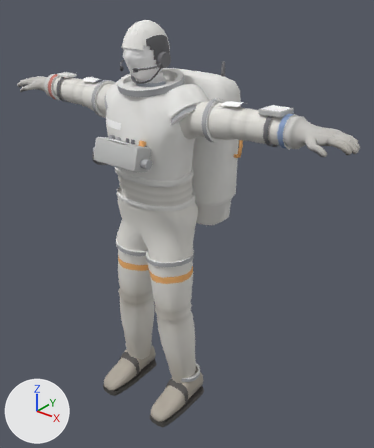
Renders of the glTF model models/astronaut/astronaut_female.glb from each side of a commit.
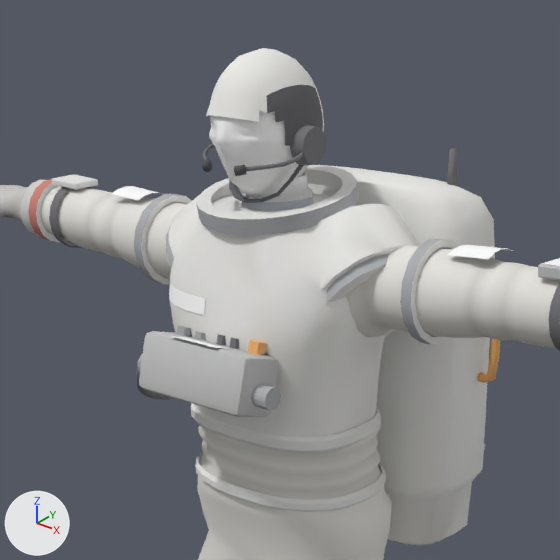
Old and new are each drawn whole from a 50 mm lens placed at (1.923, -1.5, 1.954), pointed at (0.579, 0.18, 0.913) and again close up on the part from 10% to 72% of the width and 0% to 52% of the height. Lighting does not change. The marker at lower left points along +X, +Y and +Z. The first two pictures are the older version. Where no turn or scale is listed for an object, it has been applied to the vertices. Vertices at exactly the same position are counted once.

Names of what the first close-up shows: 'HumanFemale'.
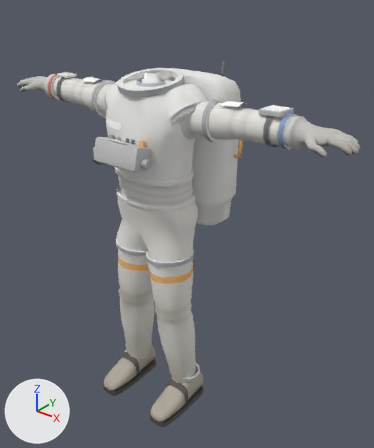
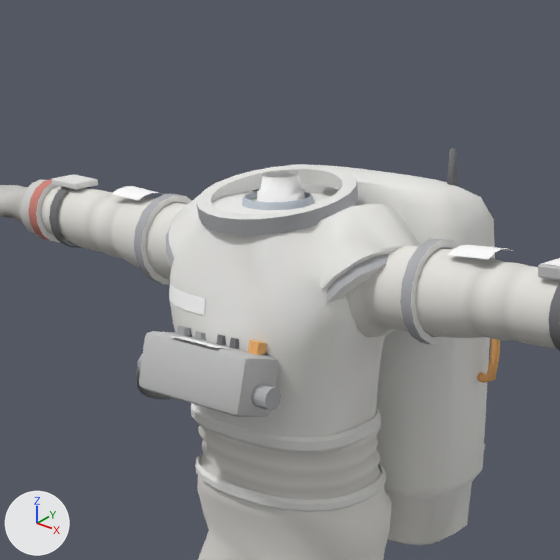
The edits, one by one:
me_evasuit is used by ob_humanfemale; location (0.5, -0.001, 1.506).
me_evasuit had 7969 vertices, 15362 faces and spanned x -0.87..0.87, y -0.18..0.4, z -1.51..0.29.
me_evasuit now has 7086 vertices, 13686 faces and spans x -0.87..0.87, y -0.18..0.4, z -1.51..0.12.
me_evasuit part 1: 7 loose pieces with 411 vertices, spanning x -0.1..0.1, y -0.08..0.13, z 0.11..0.29, are deleted.
me_evasuit part 2: 2 vertices moved within x -0.02..0.0, y -0.01..0.03, z 0.06; 518 vertices removed from x -0.08..0.08, y -0.08..0.13, z 0.04..0.28; 46 vertices added at x -0.04..0.04, y 0.02..0.1, z 0.04..0.1.

Changed parts and their boxes [x1, y1, x2, y2] in the close-ups (560 x 560 px):
'HumanFemale', reshaped: before [0, 48, 560, 560]; after [0, 149, 560, 560]
part 1 of me_evasuit, deleted: before [202, 48, 327, 176]
part 2 of me_evasuit, cut back: before [209, 110, 312, 205]; after [242, 171, 305, 210]
